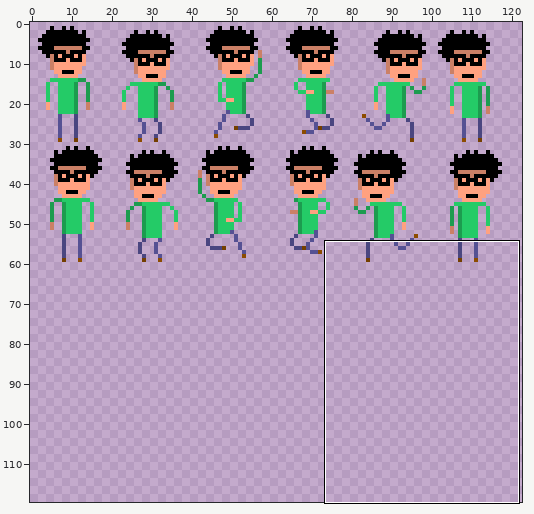
Edited in one commit: sprite sheet (game/new/playersprite.png). The first picture is a wide view before the edit; the outline marks the close-up.
Close-up. Before the commit:
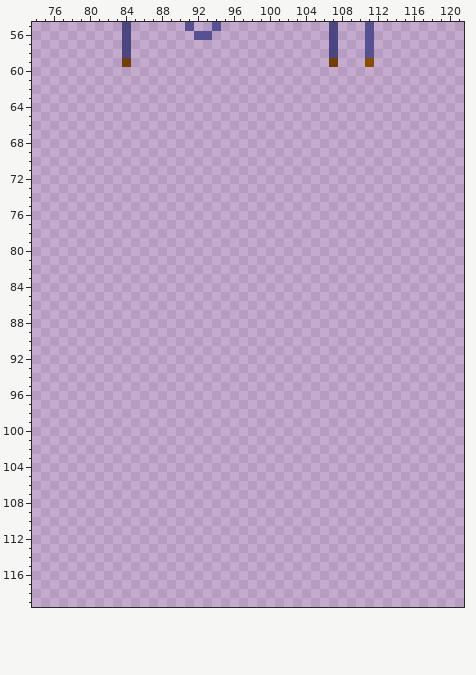
The file is 180x120 pixels. Shown: x 74..121, y 55..119. The wide view leaves out empty margins.
The same view after the edit:
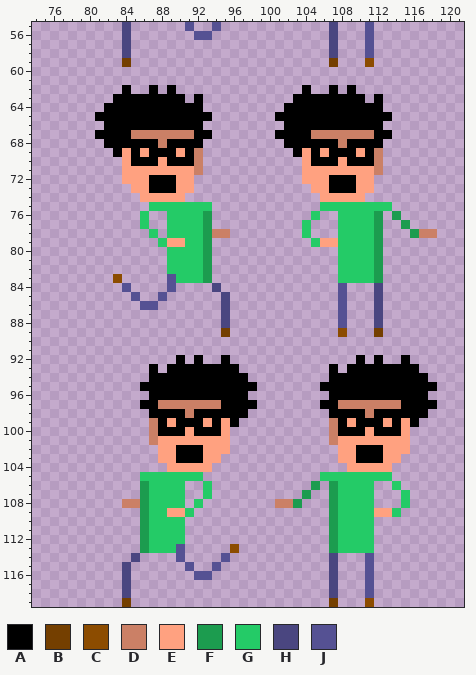
Palette (. is transparent): A #000000  B #743f00  C #8c4c00  D #cb8066  E #ffa180  F #1c9c4f  G #24cb67  H #4a4680  J #555193
What changed:
y 62: x 84 . -> A; x 87 . -> A; x 89 . -> A; x 104 . -> A; x 107 . -> A; x 109 . -> A
y 63: x 83..90 ........ -> AAAAAAAA; x 92 . -> A; x 103..110 ........ -> AAAAAAAA; x 112 . -> A
y 64: x 82..92 ........... -> AAAAAAAAAAA; x 102..112 ........... -> AAAAAAAAAAA
y 65: x 81..93 ............. -> AAAAAAAAAAAAA; x 101..113 ............. -> AAAAAAAAAAAAA
y 66: x 82..92 ........... -> AAAAAAAAAAA; x 102..112 ........... -> AAAAAAAAAAA
y 67: x 81..93 ............. -> AAAADDDDDDDAA; x 101..113 ............. -> AAAADDDDDDDAA
y 68: x 82..92 ........... -> AAAAAADAAAA; x 102..112 ........... -> AAAAAADAAAA
y 69: x 83..92 .......... -> AEAEAAAEAD; x 103..112 .......... -> AEAEAAAEAD
y 70: x 84..92 ......... -> EAAAEAAAD; x 104..112 ......... -> EAAAEAAAD
y 71: x 84..92 ......... -> EEEEEEEED; x 104..112 ......... -> EEEEEEEED
y 72: x 84..91 ........ -> EEEAAAEE; x 104..111 ........ -> EEEAAAEE
y 73: x 85..91 ....... -> EEAAAEE; x 105..111 ....... -> EEAAAEE
y 74: x 86..90 ..... -> EEEEE; x 106..110 ..... -> EEEEE
y 75: x 87..93 ....... -> GGGGGGG; x 106..113 ........ -> GGGGGGGG
y 76: x 86 . -> G; x 89..93 ..... -> GGGGF; x 105 . -> G; x 108..112 ..... -> GGGGF; x 114 . -> F
y 77: x 86 . -> G; x 89..93 ..... -> GGGGF; x 104 . -> G; x 108..112 ..... -> GGGGF; x 115 . -> F
y 78: x 87 . -> G; x 89..95 ....... -> GGGGFDD; x 104 . -> G; x 108..112 ..... -> GGGGF; x 116..118 ... -> FDD
y 79: x 88..93 ...... -> GEEGGF; x 105..112 ........ -> GEEGGGGF
y 80..82: x 89..93 ..... -> GGGGF; x 108..112 ..... -> GGGGF
y 83: x 83 . -> C; x 89..93 ..... -> JGGGF; x 108..112 ..... -> GGGGF
y 84: x 84 . -> J; x 89 . -> J; x 94 . -> H; x 108 . -> J; x 112 . -> H
y 85: x 85 . -> J; x 88 . -> J; x 95 . -> H; x 108 . -> J; x 112 . -> H
y 86: x 86..87 .. -> JJ; x 95 . -> H; x 108 . -> J; x 112 . -> H
y 87..88: x 95 . -> H; x 108 . -> J; x 112 . -> H
y 89: x 95 . -> B; x 108 . -> C; x 112 . -> B
y 92: x 90 . -> A; x 92 . -> A; x 95 . -> A; x 110 . -> A; x 112 . -> A; x 115 . -> A
y 93: x 87 . -> A; x 89..96 ........ -> AAAAAAAA; x 107 . -> A; x 109..116 ........ -> AAAAAAAA
y 94: x 87..97 ........... -> AAAAAAAAAAA; x 107..117 ........... -> AAAAAAAAAAA
y 95: x 86..98 ............. -> AAAAAAAAAAAAA; x 106..118 ............. -> AAAAAAAAAAAAA
y 96: x 87..97 ........... -> AAAAAAAAAAA; x 107..117 ........... -> AAAAAAAAAAA
y 97: x 86..98 ............. -> AADDDDDDDAAAA; x 106..118 ............. -> AADDDDDDDAAAA
y 98: x 87..97 ........... -> AAAADAAAAAA; x 107..117 ........... -> AAAADAAAAAA
y 99: x 87..96 .......... -> DAEAAAEAEA; x 107..116 .......... -> DAEAAAEAEA
y 100: x 87..95 ......... -> DAAAEAAAE; x 107..115 ......... -> DAAAEAAAE
y 101: x 87..95 ......... -> DEEEEEEEE; x 107..115 ......... -> DEEEEEEEE
y 102: x 88..95 ........ -> EEAAAEEE; x 108..115 ........ -> EEAAAEEE
y 103: x 88..94 ....... -> EEAAAEE; x 108..114 ....... -> EEAAAEE
y 104: x 89..93 ..... -> EEEEE; x 109..113 ..... -> EEEEE
y 105: x 86..92 ....... -> GGGGGGG; x 106..113 ........ -> GGGGGGGG
y 106: x 86..90 ..... -> FGGGG; x 93 . -> G; x 105 . -> F; x 107..111 ..... -> FGGGG; x 114 . -> G
y 107: x 86..90 ..... -> FGGGG; x 93 . -> G; x 104 . -> F; x 107..111 ..... -> FGGGG; x 115 . -> G
y 108: x 84..90 ....... -> DDFGGGG; x 92 . -> G; x 101..103 ... -> DDF; x 107..111 ..... -> FGGGG; x 115 . -> G
y 109: x 86..91 ...... -> FGGEEG; x 107..114 ........ -> FGGGGEEG
y 110..112: x 86..90 ..... -> FGGGG; x 107..111 ..... -> FGGGG
y 113: x 86..90 ..... -> FGGGJ; x 96 . -> C; x 107..111 ..... -> FGGGG
y 114: x 85 . -> H; x 90 . -> J; x 95 . -> J; x 107 . -> H; x 111 . -> J
y 115: x 84 . -> H; x 91 . -> J; x 94 . -> J; x 107 . -> H; x 111 . -> J
y 116: x 84 . -> H; x 92..93 .. -> JJ; x 107 . -> H; x 111 . -> J
y 117..118: x 84 . -> H; x 107 . -> H; x 111 . -> J
y 119: x 84 . -> B; x 107 . -> B; x 111 . -> C
